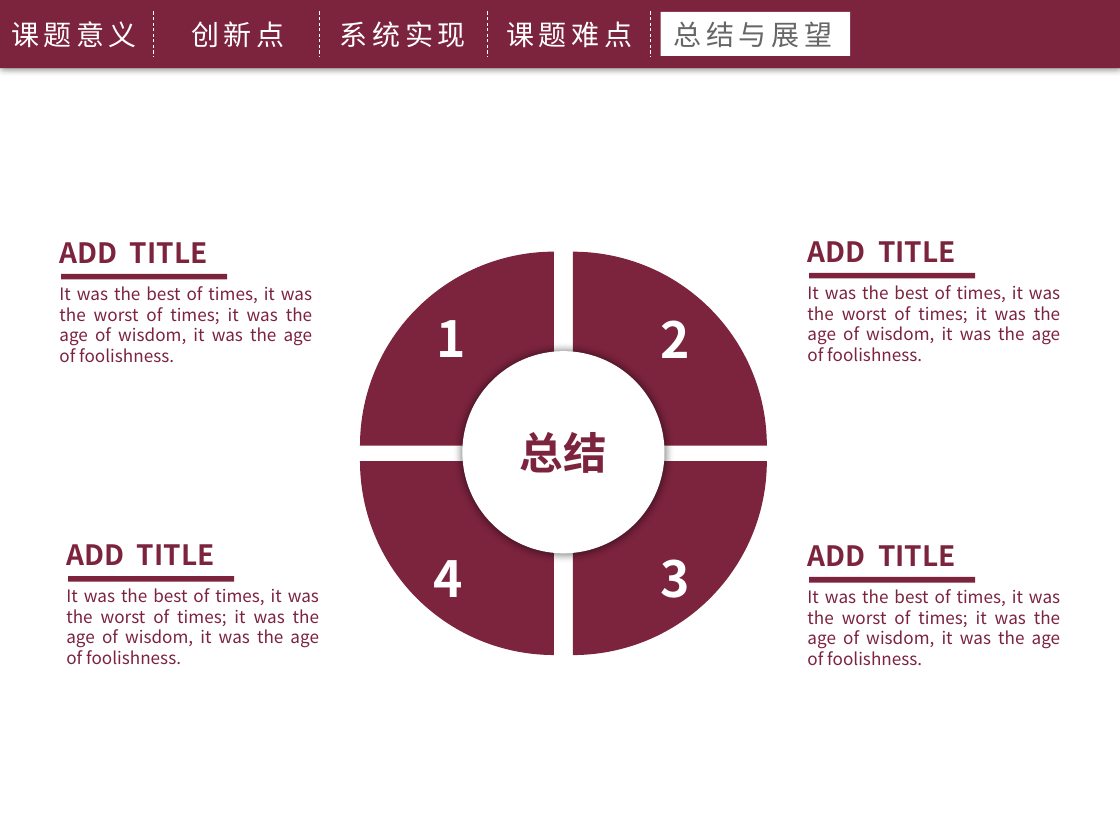
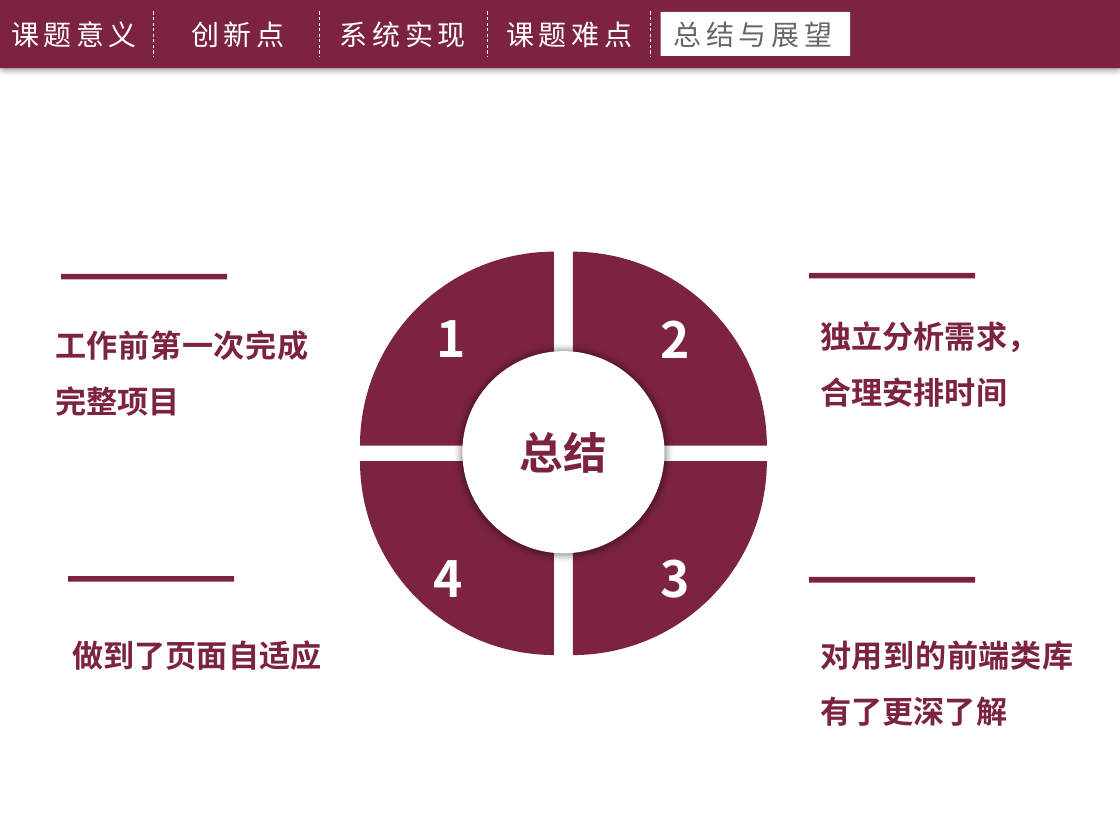
Before and after one commit to wangcherry/2016GraduationThesis, a slide deck: slide 17 of wangying/毕业答辩--王英.pptx. Drawn at 1120x840 pixels with LibreOffice and Linux fonts; fonts in the diff are those of the drawing; background and template pictures are left out. Boxes give left, top, right and bottom in pixels: in the first picture for what was removed or moved away, otherwise in the second. Text is boxed around its words. In the diff, an @@ line names an element or a change of style, - is before the commit and + after.

```diff
--- a/wangying/毕业答辩--王英.pptx
+++ b/wangying/毕业答辩--王英.pptx
@@ text removed at (59,242,208,263) @@
-ADD TITLE
@@ text removed at (807,241,956,262) @@
-ADD TITLE
@@ text removed at (807,285,1061,361) @@
-It was the best of times, it was the worst of times; it was the age of wisdom, it was the age of foolishness.
@@ text added at (820,321,1038,407), 20 pt, text #7C233E, bold @@
+独立分析需求，
+合理安排时间
@@ text at (55,330,308,416): text changed; size 11 to 20 pt; bold on @@
-It was the best of times, it was the worst of times; it was the age of wisdom, it was the age of foolishness.
+工作前第一次完成完整项目
@@ text removed at (66,544,215,565) @@
-ADD TITLE
@@ text removed at (807,545,956,566) @@
-ADD TITLE
@@ text removed at (66,588,319,664) @@
-It was the best of times, it was the worst of times; it was the age of wisdom, it was the age of foolishness.
@@ text removed at (807,589,1061,665) @@
-It was the best of times, it was the worst of times; it was the age of wisdom, it was the age of foolishness.
@@ text added at (72,640,321,670), 20 pt, text #7C233E, bold @@
+做到了页面自适应
@@ text added at (820,640,1073,726), 20 pt, text #7C233E, bold @@
+对用到的前端类库有了更深了解
```
Also in this commit, not shown: 10 other slides changed, 5 other files.
